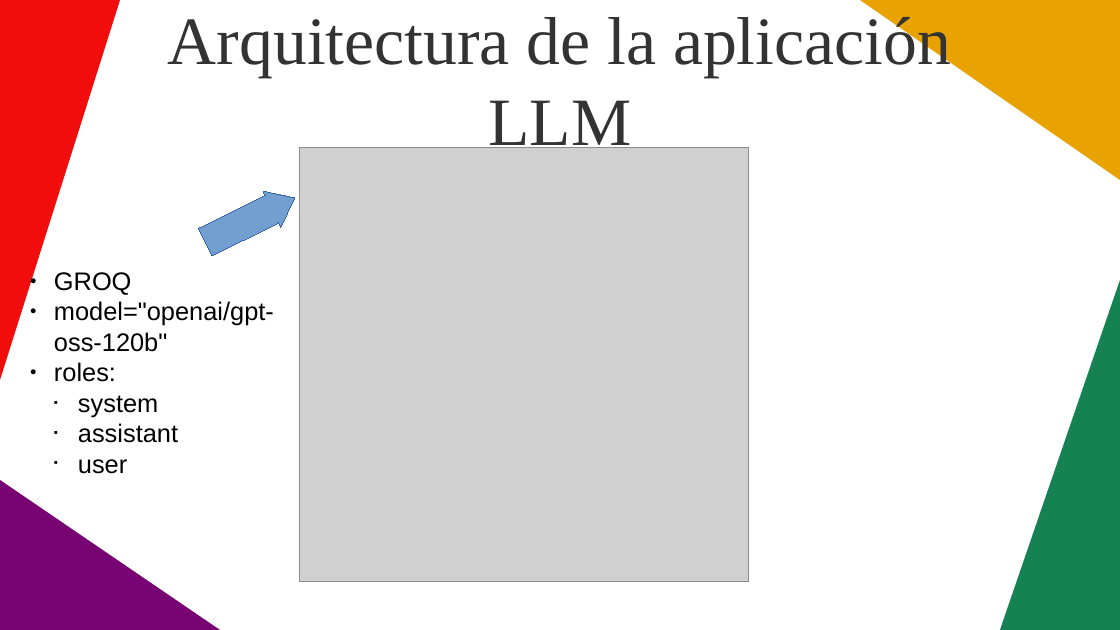
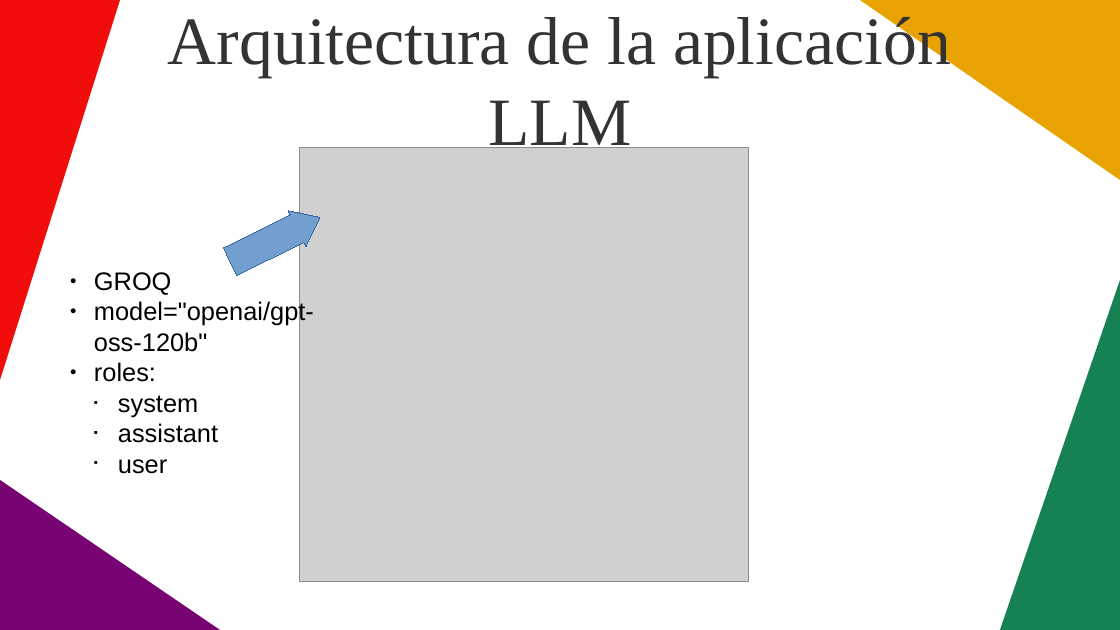
Before and after one commit to jonkar-diazperez/DAKAR-KB, a slide deck: slide 5 of app dakar.odp. Drawn at 1120x630 pixels with LibreOffice and Linux fonts; fonts in the diff are those of the drawing; grey boxes stand for pictures. Boxes give left, top, right and bottom in pixels: in the first picture for what was removed or moved away, otherwise in the second. Text is boxed around its words. In the diff, an @@ line names an element or a change of style, - is before the commit and + after.

```diff
--- a/app dakar.odp
+++ b/app dakar.odp
@@ left arrow: place and size @@
-left arrow at bbox=[197, 180, 303, 260]
+left arrow at bbox=[221, 200, 328, 279]
@@ text "GROQ": place and size @@
-text "GROQ" at bbox=[54, 272, 274, 474]
+text "GROQ" at bbox=[94, 272, 314, 474]
```
Also in this commit, not shown: 2 other slides changed.
